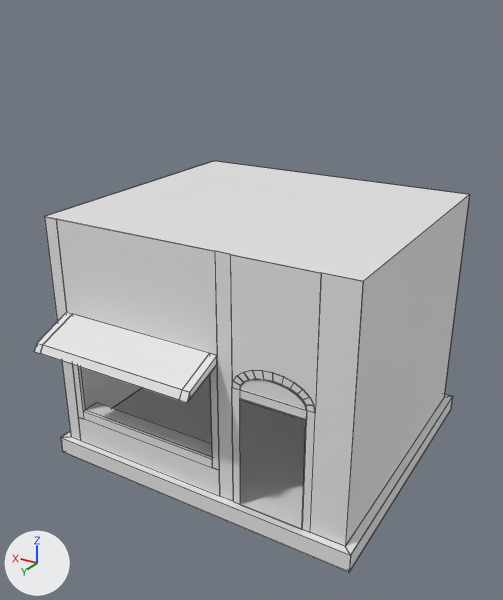
The Blender file Assets/Models/MiScusiModels/Italy/Shopping District/building.blend, before and after one commit.
Both versions are drawn from a 50 mm camera at (-27.5, 48.4, 37.2) aimed at (0.1, 2.5, 14.2). The lights are fixed; the arrows at lower left show +X, +Y and +Z. Mesh edges are drawn as thin lines.

Names of what the first picture shows: 'building_001'.
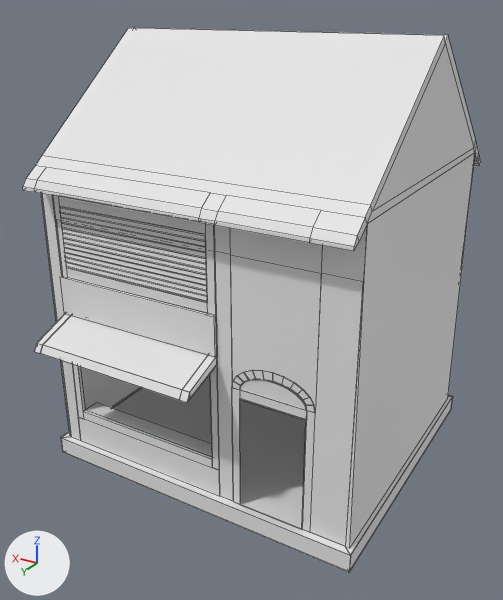
The newer file is also turned or shifted as a whole; pictures and numbers use the older file's frame.

Location of each change, (x1, y1, x2, y2) in pixels of the pictures (503 x 600 px):
'building_001', reshaped (32% taller)
    before: (34, 161, 470, 572)
    after: (23, 28, 480, 572)
part 1 of me_building_001_mesh, built on
    before: (44, 161, 470, 546)
    after: (23, 28, 480, 548)

The change in detail:
me_building_001_mesh is used by ob_building_001; location (0.0, 0.0, 0.0); scale (6.63, 5.91, 8.04).
me_building_001_mesh had 214 vertices, 172 faces and spanned x -2.1..2.1, y -2.1..2.64, z 0.0..2.72.
me_building_001_mesh now has 392 vertices, 334 faces and spans x -2.1..2.1, y -2.39..2.64, z 0.0..4.37.
Part 1, on me_building_001_mesh:
9 vertices are removed from x -2.0..2.0, y -2.0..2.0, z 2.71..2.72.
14 faces are deleted.
2 vertices move from x -0.39..1.82, y 2.0, z 2.72 to x -0.39..1.81, y 2.0, z 1.74.
114 vertices are added at x -2.05..2.02, y -2.39..2.29, z 0.2..4.37.
45 new vertices lie (2.0, 0.0, 0.0) away from vertices in x -0.29, y 2.0..2.04, z 2.13..2.95.
5 new vertices lie (0.1, 0.0, 0.0) away from vertices in x 1.71, y 2.0..2.04, z 2.13..2.95.
5 new vertices lie (-0.1, 0.0, 0.0) away from vertices in x -0.29, y 2.0..2.04, z 2.13..2.95.
8 new vertices lie (0.0, 0.17, -0.1) away from vertices in x -2.0..1.82, y 2.0..2.06, z 3.16..3.22.
5 new vertices lie (0.0, 0.06, -0.06) away from vertices in x -2.0..1.82, y 2.23, z 3.12.
5 new vertices lie (4.0, 0.0, 0.0) away from vertices in x -2.0, y -2.04..0.07, z 0.2..4.37.
176 new faces join them.
